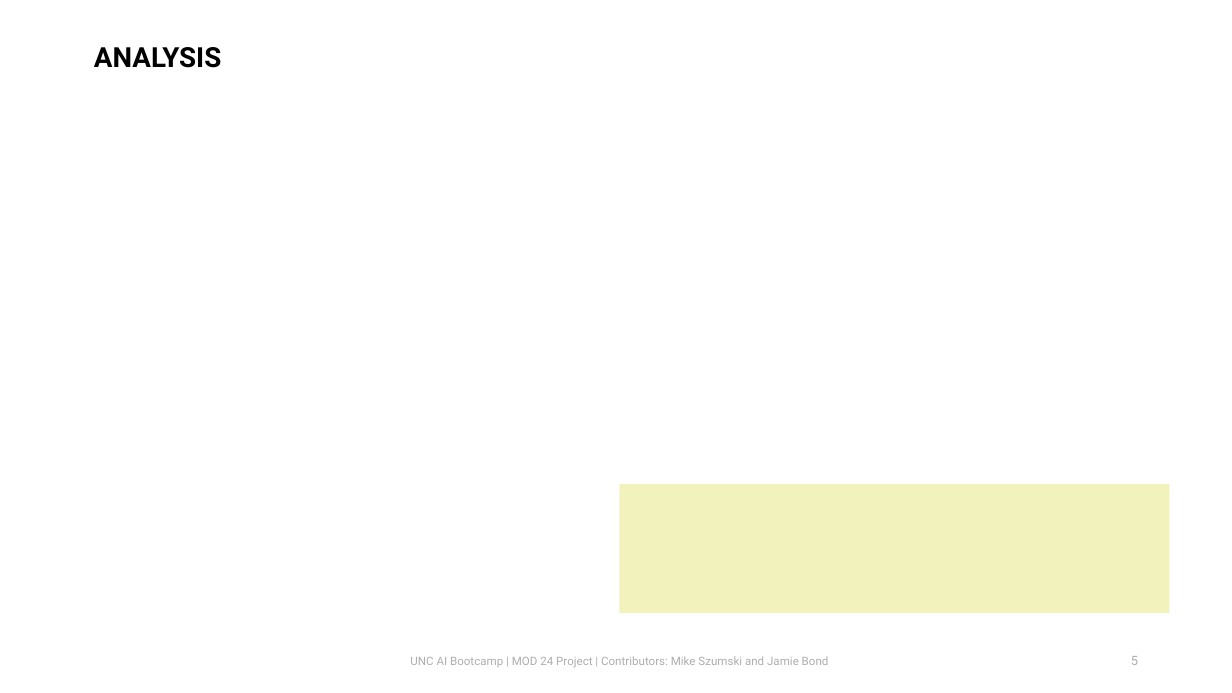
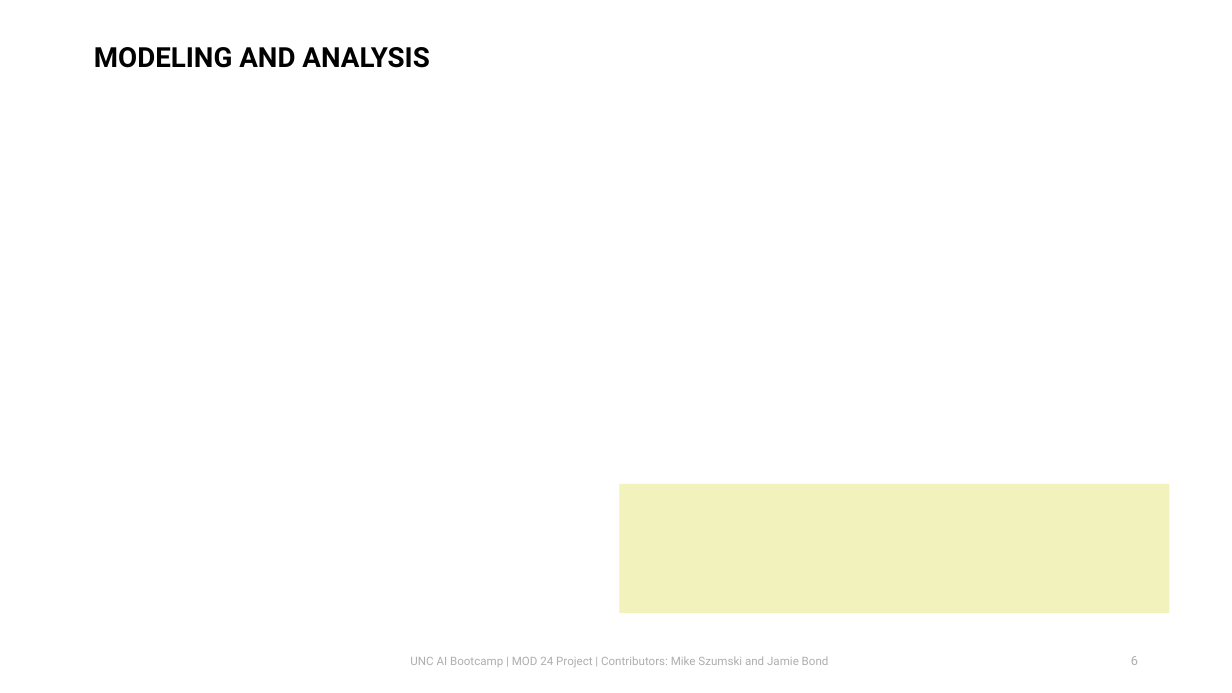
Before and after one commit to mikeszumski/AgProject3, a slide deck: slide 6 of UNC_AI_Bootcamp_Project_3.pptx (slide 5 before the commit). Drawn at 1232x693 pixels with LibreOffice and Linux fonts; fonts in the diff are those of the drawing; background and template pictures are left out. Boxes give left, top, right and bottom in pixels: in the first picture for what was removed or moved away, otherwise in the second. Text is boxed around its words. In the diff, an @@ line names an element or a change of style, - is before the commit and + after.

```diff
--- a/UNC_AI_Bootcamp_Project_3.pptx
+++ b/UNC_AI_Bootcamp_Project_3.pptx
@@ title at bbox=[94, 47, 429, 68]: text changed @@
-ANALYSIS
+MODELING AND ANALYSIS
```
Also in this commit, not shown: 4 other slides changed, 3 slides added, 1 slide removed, 1 other file.
